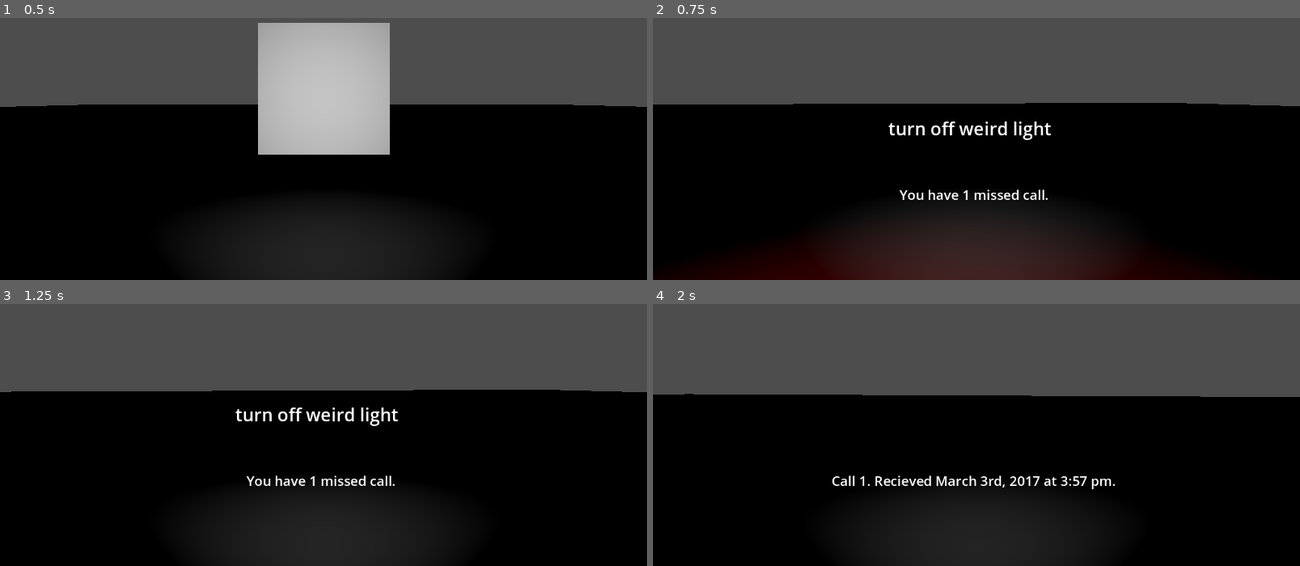
Above: before the commit, frames 1-4 (two rows, left to right).
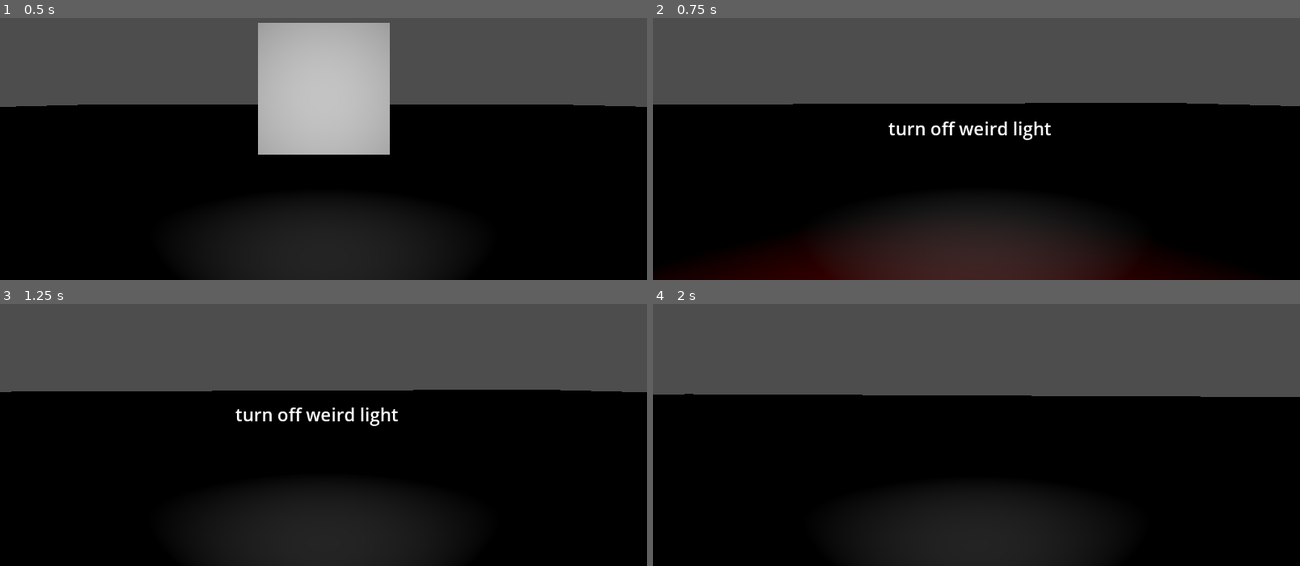
Above: after the commit, the same moments.

Repository: CoolBeanGames/Therebefore
Game: Godot game, scene res://Scenes/game_base.tscn
Same seed, same stepped clock (60 frames per second), same inputs: the game is played once before the commit and once after it.
Inputs (mouse positions are in pixels of both pictures, inside the frame that each line leads up to):
- Up to frame 1 (0.5 s): no input
- Up to frame 2 (0.75 s): tap Enter at 0.5 s; move the mouse to (1008, 96) at 0.52 s; hold W (up) from 0.53 s (still down); tap E (interact) at 0.6 s
- Up to frame 3 (1.25 s): keep holding W (up)
- Up to frame 4 (2 s): keep holding W (up); tap Space at 1.25 s; move the mouse to (944, 385) at 1.27 s; tap E (interact) at 1.35 s

Frame 1 is identical in both runs. In frame 2, 0.4% of the frame differs, in the area x 38-61%, y 65-70%; in frame 3, 0.4%; in frame 4, 0.7%, in the area x 27-72%, y 65-71%.

Commit message:
finished dialog editor :) I even managed to make it reorganizable, now moving on to the notes editor

Diff:
--- /dev/null
+++ b/Data/Audio/line 1.tres
@@ -0,0 +1,13 @@
+[gd_resource type="Resource" script_class="subtitled_audio" load_steps=3 format=3 uid="uid://c7qarnvgqgoa7"]
+
+[ext_resource type="Script" uid="uid://bbtgup22pegu4" path="res://Resources/Subtitled_Audio.gd" id="1_dl50b"]
+
+[sub_resource type="AudioStreamGenerator" id="AudioStreamGenerator_dl50b"]
+
+[resource]
+resource_name = "line 1"
+script = ExtResource("1_dl50b")
+Audio = SubResource("AudioStreamGenerator_dl50b")
+Text = "hey this is some text here is some more"
+Bus = 3
+skip_position = false
--- /dev/null
+++ b/Data/Audio/line 2.tres
@@ -0,0 +1,10 @@
+[gd_resource type="Resource" script_class="subtitled_audio" load_steps=2 format=3 uid="uid://4h38eq2evdwc"]
+
+[ext_resource type="Script" uid="uid://bbtgup22pegu4" path="res://Resources/Subtitled_Audio.gd" id="1_pvxx1"]
+
+[resource]
+resource_name = "line 2"
+script = ExtResource("1_pvxx1")
+Text = "this is a test	"
+Bus = 0
+skip_position = false
--- /dev/null
+++ b/Data/Audio/line 3.tres
@@ -0,0 +1,10 @@
+[gd_resource type="Resource" script_class="subtitled_audio" load_steps=2 format=3 uid="uid://ctgty10t7tmdn"]
+
+[ext_resource type="Script" uid="uid://bbtgup22pegu4" path="res://Resources/Subtitled_Audio.gd" id="1_eapyt"]
+
+[resource]
+resource_name = "line 3"
+script = ExtResource("1_eapyt")
+Text = ""
+Bus = 0
+skip_position = false
--- /dev/null
+++ b/Data/Audio/line 4.tres
@@ -0,0 +1,10 @@
+[gd_resource type="Resource" script_class="subtitled_audio" load_steps=2 format=3 uid="uid://dqvpiyyvlam6r"]
+
+[ext_resource type="Script" uid="uid://bbtgup22pegu4" path="res://Resources/Subtitled_Audio.gd" id="1_gqmfg"]
+
+[resource]
+resource_name = "line 4"
+script = ExtResource("1_gqmfg")
+Text = ""
+Bus = 0
+skip_position = false
--- /dev/null
+++ b/Data/Audio/line 5.tres
@@ -0,0 +1,10 @@
+[gd_resource type="Resource" script_class="subtitled_audio" load_steps=2 format=3 uid="uid://c5s7s15oery2g"]
+
+[ext_resource type="Script" uid="uid://bbtgup22pegu4" path="res://Resources/Subtitled_Audio.gd" id="1_pctp7"]
+
+[resource]
+resource_name = "line 5"
+script = ExtResource("1_pctp7")
+Text = ""
+Bus = 0
+skip_position = false
--- /dev/null
+++ b/Data/Audio/line 6.tres
@@ -0,0 +1,10 @@
+[gd_resource type="Resource" script_class="subtitled_audio" load_steps=2 format=3 uid="uid://dy55dopeslqe"]
+
+[ext_resource type="Script" uid="uid://bbtgup22pegu4" path="res://Resources/Subtitled_Audio.gd" id="1_4ysdb"]
+
+[resource]
+resource_name = "line 6"
+script = ExtResource("1_4ysdb")
+Text = ""
+Bus = 0
+skip_position = false
--- /dev/null
+++ b/Data/Audio/line 7.tres
@@ -0,0 +1,10 @@
+[gd_resource type="Resource" script_class="subtitled_audio" load_steps=2 format=3 uid="uid://d41ris7ly2ps"]
+
+[ext_resource type="Script" uid="uid://bbtgup22pegu4" path="res://Resources/Subtitled_Audio.gd" id="1_fphjf"]
+
+[resource]
+resource_name = "line 7"
+script = ExtResource("1_fphjf")
+Text = ""
+Bus = 0
+skip_position = false
--- a/Data/Audio/test_entry.tres
+++ /dev/null
@@ -1,10 +0,0 @@
-[gd_resource type="Resource" script_class="subtitled_audio" load_steps=2 format=3 uid="uid://xp7ff1lijdhn"]
-
-[ext_resource type="Script" uid="uid://bbtgup22pegu4" path="res://Resources/Subtitled_Audio.gd" id="1_j74yd"]
-
-[resource]
-resource_name = "test_entry"
-script = ExtResource("1_j74yd")
-Text = ""
-Bus = 0
-skip_position = false
--- /dev/null
+++ b/Data/AudioGroups/conv ersation.tres
@@ -0,0 +1,15 @@
+[gd_resource type="Resource" script_class="subtitled_audio_group" load_steps=9 format=3 uid="uid://fo3gq6em5kq6"]
+
+[ext_resource type="Script" uid="uid://bbtgup22pegu4" path="res://Resources/Subtitled_Audio.gd" id="1_r0227"]
+[ext_resource type="Script" uid="uid://6q18ilv627ft" path="res://Resources/Subtitled_Audio_Group.gd" id="2_16u2f"]
+[ext_resource type="Resource" uid="uid://c7qarnvgqgoa7" path="res://Data/Audio/line 1.tres" id="2_ayosd"]
+[ext_resource type="Resource" uid="uid://dqvpiyyvlam6r" path="res://Data/Audio/line 4.tres" id="4_1g5fq"]
+[ext_resource type="Resource" uid="uid://ctgty10t7tmdn" path="res://Data/Audio/line 3.tres" id="4_5m366"]
+[ext_resource type="Resource" uid="uid://c5s7s15oery2g" path="res://Data/Audio/line 5.tres" id="5_1g5fq"]
+[ext_resource type="Resource" uid="uid://dy55dopeslqe" path="res://Data/Audio/line 6.tres" id="6_6yoef"]
+[ext_resource type="Resource" uid="uid://d41ris7ly2ps" path="res://Data/Audio/line 7.tres" id="7_mpqcj"]
+
+[resource]
+resource_name = "conv ersation"
+script = ExtResource("2_16u2f")
+lines = Array[ExtResource("1_r0227")]([ExtResource("4_5m366"), ExtResource("2_ayosd"), ExtResource("4_1g5fq"), ExtResource("5_1g5fq"), ExtResource("6_6yoef"), ExtResource("7_mpqcj")])
--- /dev/null
+++ b/Data/AudioGroups/conversation 2.tres
@@ -0,0 +1,9 @@
+[gd_resource type="Resource" script_class="subtitled_audio_group" load_steps=3 format=3 uid="uid://bbj11n3t00jtp"]
+
+[ext_resource type="Script" uid="uid://bbtgup22pegu4" path="res://Resources/Subtitled_Audio.gd" id="1_1sf2b"]
+[ext_resource type="Script" uid="uid://6q18ilv627ft" path="res://Resources/Subtitled_Audio_Group.gd" id="2_beqhj"]
+
+[resource]
+resource_name = "conversation 2"
+script = ExtResource("2_beqhj")
+lines = Array[ExtResource("1_1sf2b")]([])
--- a/Data/AudioGroups/test_group.tres
+++ /dev/null
@@ -1,16 +0,0 @@
-[gd_resource type="Resource" script_class="subtitled_audio_group" load_steps=4 format=3 uid="uid://6ofii03q7ya2"]
-
-[ext_resource type="Script" uid="uid://bbtgup22pegu4" path="res://Resources/Subtitled_Audio.gd" id="1_bl47s"]
-[ext_resource type="Script" uid="uid://6q18ilv627ft" path="res://Resources/Subtitled_Audio_Group.gd" id="2_qbs6f"]
-
-[sub_resource type="Resource" id="Resource_bl47s"]
-resource_name = "test_entry"
-script = ExtResource("1_bl47s")
-Text = ""
-Bus = 0
-skip_position = false
-
-[resource]
-resource_name = "test_group"
-script = ExtResource("2_qbs6f")
-lines = Array[ExtResource("1_bl47s")]([SubResource("Resource_bl47s")])
--- a/Scenes/cube_tester.gd
+++ b/Scenes/cube_tester.gd
@@ -18,7 +18,7 @@
 	set_mat(mats[state])
 	lig.light_energy = 2 * state
 	print(state)
-	SubtitledAudioPlayer.start_playing_positional(load("res://Data/test_machine_1.tres"),position)
+	SubtitledAudioPlayer.start_playing_positional(load("res://Data/AudioGroups/conv ersation.tres"),position)
 
 func AudioFinished():
 	Audio = null
Not shown, changed: addons/DialogEditor/dialog_editor_screen.gd
Not shown, changed: addons/DialogEditor/dialog_editor_screen.tscn
Not shown, added: addons/DialogEditor/panel.tres
Not shown, removed: addons/dialog_editor_screen.gd
Not shown, removed: addons/dialog_editor_screen.gd.uid
